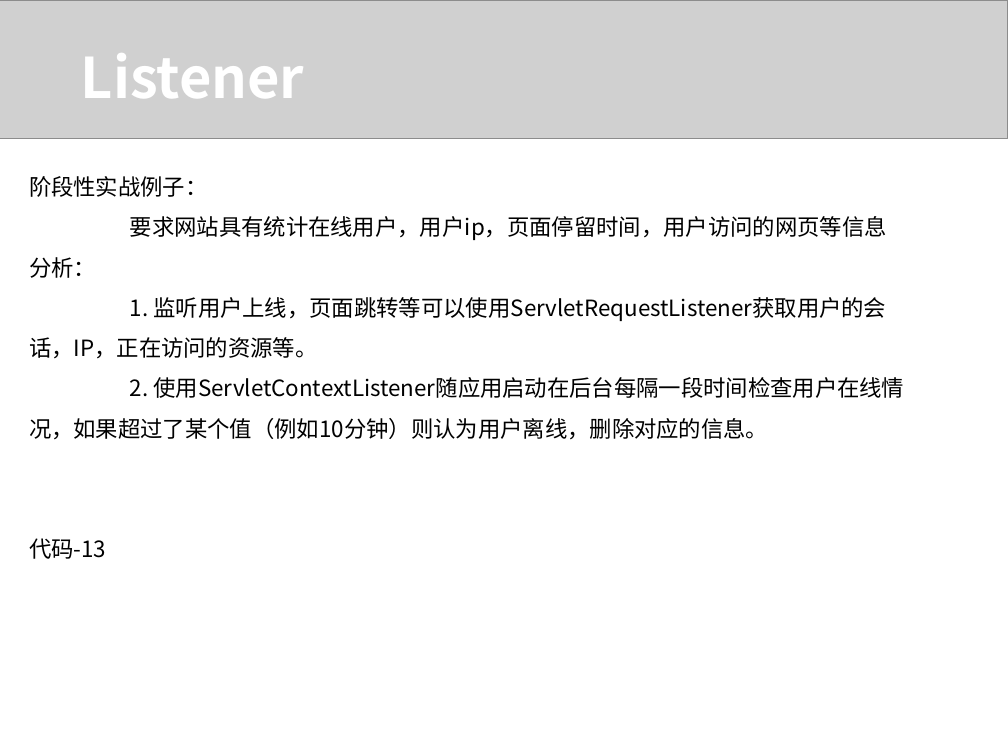
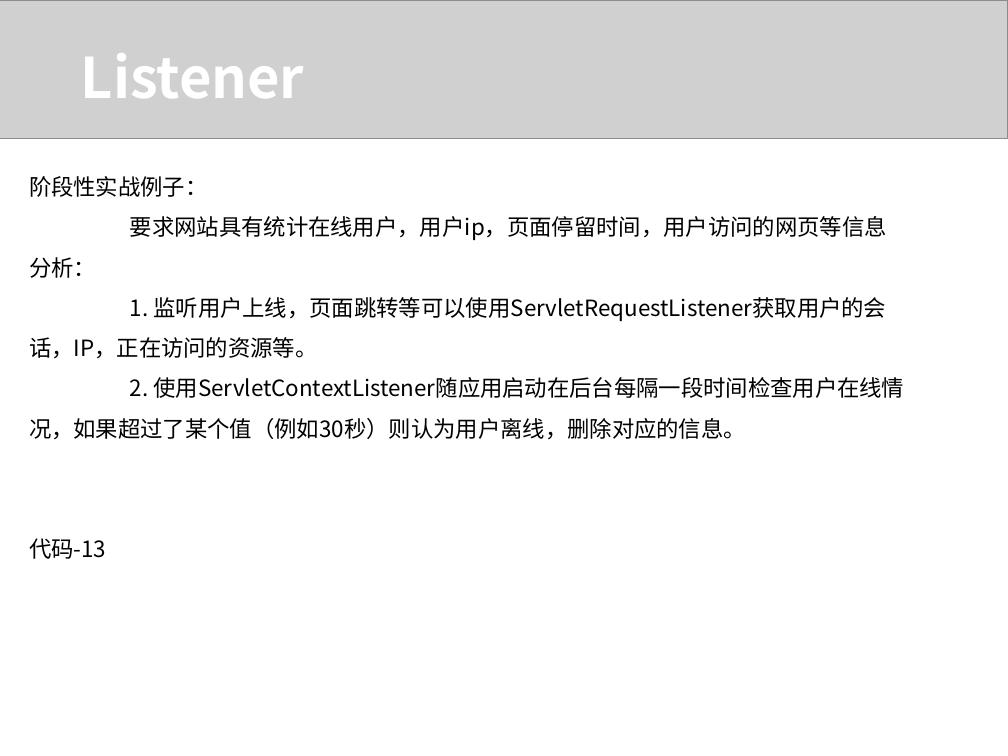
Before and after one commit to juno1985/softcits-training, a slide deck: slide 18 of 中级/中级Servlet.ppt. Drawn at 1008x756 pixels with LibreOffice and Linux fonts; fonts in the diff are those of the drawing; grey boxes stand for pictures. Boxes give left, top, right and bottom in pixels: in the first picture for what was removed or moved away, otherwise in the second. Text is boxed around its words. In the diff, an @@ line names an element or a change of style, - is before the commit and + after.

Commit message:
更改统计在线间隔30秒

```diff
--- a/中级/中级Servlet.ppt
+++ b/中级/中级Servlet.ppt
@@ text at [29, 377, 904, 440]: text changed @@
-2. 使用ServletContextListener随应用启动在后台每隔一段时间检查用户在线情况，如果超过了某个值（例如10分钟）则认为用户离线，删除对应的信息。
+2. 使用ServletContextListener随应用启动在后台每隔一段时间检查用户在线情况，如果超过了某个值（例如30秒）则认为用户离线，删除对应的信息。
```
Also in this commit, not shown: 1 other slide changed, 1 other file.
